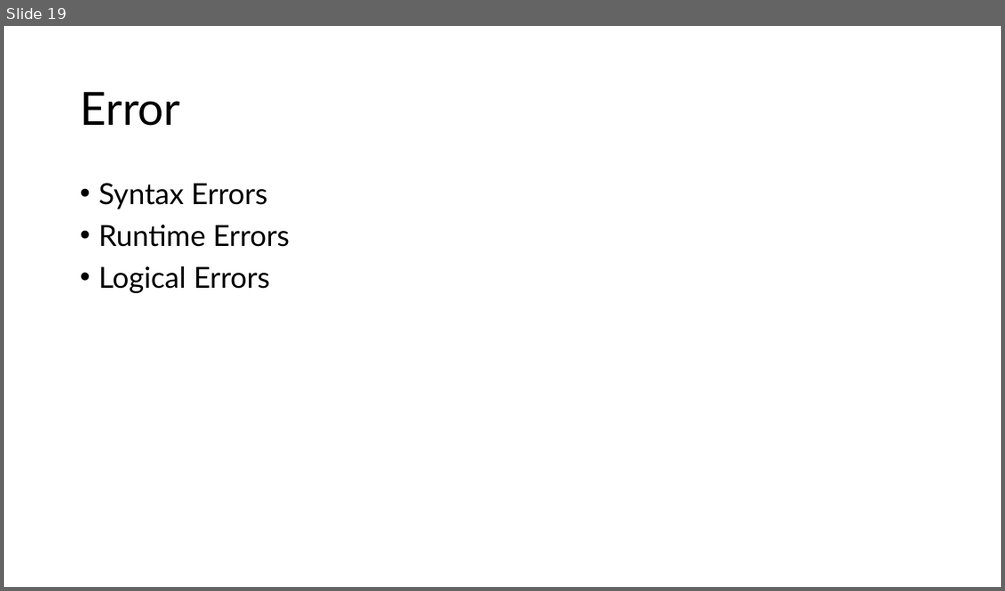
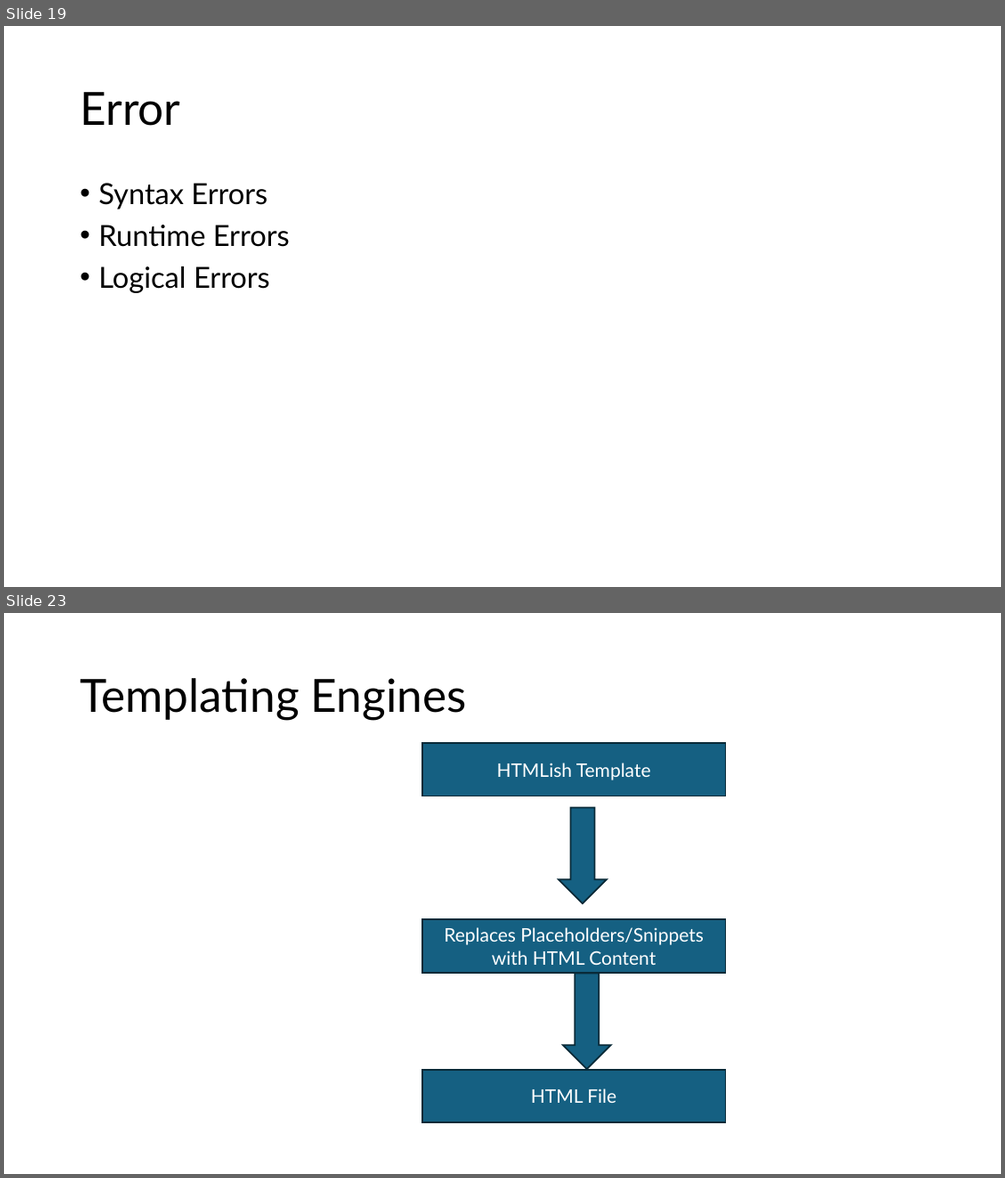
Before and after one commit to PiyushChaturvedii/Batch06, a slide deck: Node/node.pptx. Shown one above the other, each under a label of ours: slide 19 before the commit, slides 19 and 23 after it; the slides between them are not shown. The pictures are 1005x591 and 1005x1178 pixels, drawn with LibreOffice and Linux fonts; fonts in the diff are those of the drawing. Boxes give left, top, right and bottom in pixels: in the first picture for what was removed or moved away, otherwise in the second. Text is boxed around its words. In the diff, an @@ line names an element or a change of style, - is before the commit and + after.

```diff
--- a/Node/node.pptx
+++ b/Node/node.pptx
@@ slide 23 added at (x1=4, y1=613, x2=1001, y2=1174), background #FFFFFF @@
@@ title added at (x1=80, y1=678, x2=467, y2=720), 44 pt, text #000000 @@
+Templating Engines
@@ rectangle added at (x1=422, y1=743, x2=726, y2=796), fill #156082, outline #092A39 1.5 pt, 18 pt, text #FFFFFF @@
+HTMLish Template
@@ down arrow added at (x1=558, y1=807, x2=607, y2=903), fill #156082, outline #092A39 1.5 pt @@
@@ rectangle added at (x1=422, y1=919, x2=726, y2=973), fill #156082, outline #092A39 1.5 pt, 18 pt, text #FFFFFF @@
+Replaces Placeholders/Snippets with HTML Content
@@ down arrow added at (x1=563, y1=973, x2=611, y2=1070), fill #156082, outline #092A39 1.5 pt @@
@@ rectangle added at (x1=422, y1=1070, x2=726, y2=1123), fill #156082, outline #092A39 1.5 pt, 18 pt, text #FFFFFF @@
+HTML File
```
Also in this commit, not shown: 2 slides changed, 4 other slides added, 30 other files.
